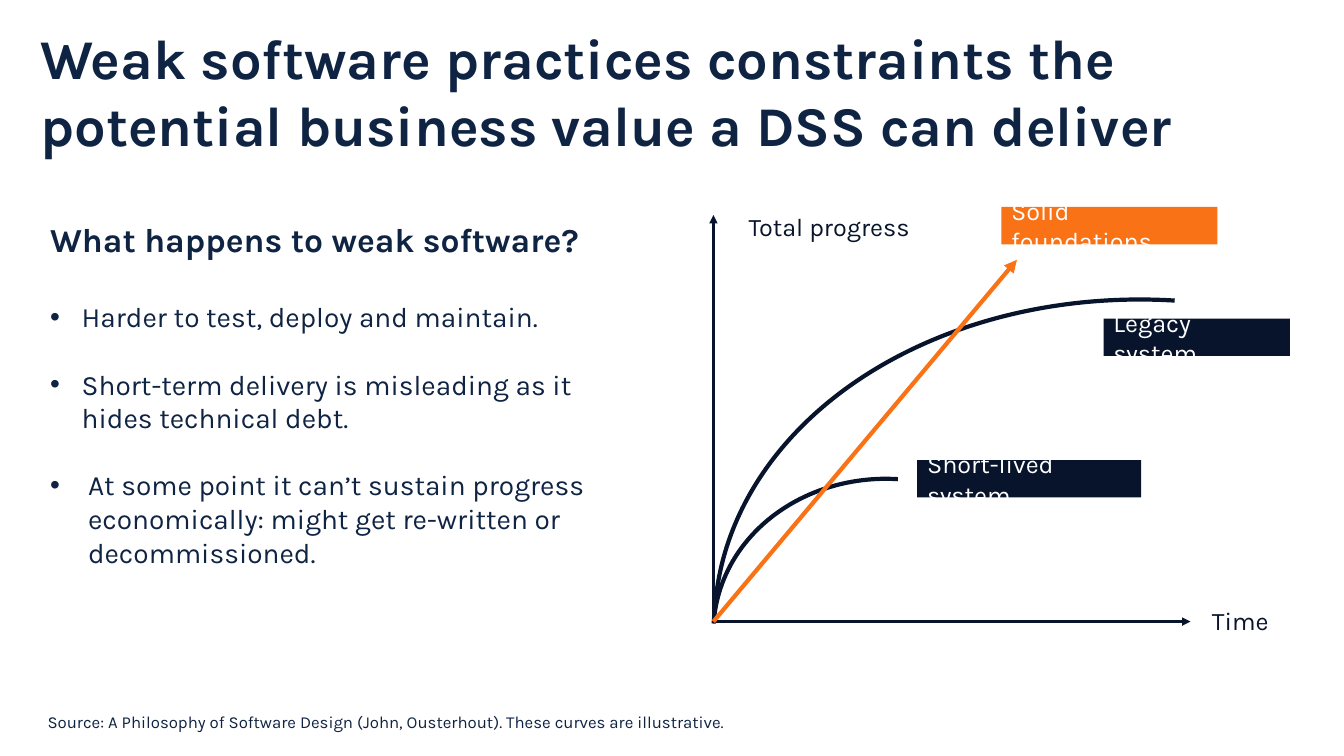
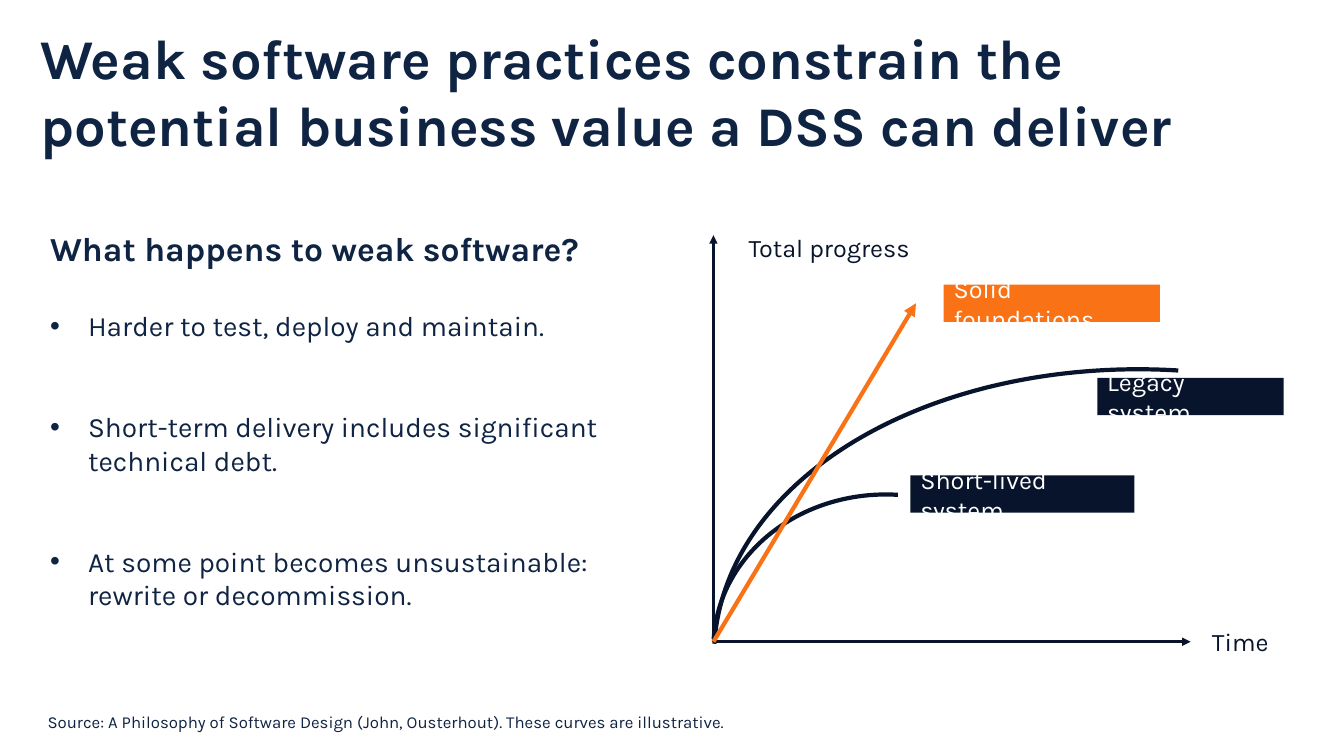
Before and after one commit to sefop/sefop-training-hub, a slide deck: slide 4 of workshops/2026-10-25-agifors-annual-symposium/agifors-sefop.pptx. Drawn at 1344x756 pixels with LibreOffice and Linux fonts; fonts in the diff are those of the drawing. Boxes give left, top, right and bottom in pixels: in the first picture for what was removed or moved away, otherwise in the second. Text is boxed around its words. In the diff, an @@ line names an element or a change of style, - is before the commit and + after.

```diff
--- a/workshops/2026-10-25-agifors-annual-symposium/agifors-sefop.pptx
+++ b/workshops/2026-10-25-agifors-annual-symposium/agifors-sefop.pptx
@@ text at <box>40,39,1172,160</box>: text changed @@
-Weak software practices constraints the potential business value a DSS can deliver
+Weak software practices constrain the potential business value a DSS can deliver
@@ text "What happens to weak software?": place and size @@
-text "What happens to weak software?" at <box>50,228,584,564</box>
+text "What happens to weak software?" at <box>50,237,597,606</box>
@@ rectangle "Solid foundations": place and size @@
-rectangle "Solid foundations" at <box>1001,207,1217,244</box>
+rectangle "Solid foundations" at <box>944,284,1159,322</box>
@@ text at <box>88,316,544,343</box>: indent changed @@
@@ arrow moved from (714, 622) - (1017, 260) to (714, 642) - (917, 303) @@
@@ arc (boxed as its full ellipse): place and size @@
-arc (boxed as its full ellipse) at <box>694,273,1344,756</box>
+arc (boxed as its full ellipse) at <box>696,343,1344,756</box>
@@ rectangle "Legacy system": place and size @@
-rectangle "Legacy system" at <box>1104,319,1291,356</box>
+rectangle "Legacy system" at <box>1098,378,1285,415</box>
@@ text at <box>88,417,597,606</box>: text changed @@
-• Short-term delivery is misleading as it hides technical debt.
-• At some point it can’t sustain progress economically: might get re-written or decommissioned.
+• Short-term delivery includes significant technical debt.
+• At some point becomes unsustainable: rewrite or decommission.
@@ rectangle "Short-lived system": place and size @@
-rectangle "Short-lived system" at <box>918,461,1141,498</box>
+rectangle "Short-lived system" at <box>910,476,1134,513</box>
@@ arc (boxed as its full ellipse): place and size @@
-arc (boxed as its full ellipse) at <box>704,469,1072,756</box>
+arc (boxed as its full ellipse) at <box>704,484,1072,756</box>
@@ 2 texts, 2 arrows: place and size @@
-2 texts, 2 arrows at <box>714,215,1269,631</box>
+2 texts, 2 arrows at <box>714,235,1269,652</box>
```
Also in this commit, not shown: 7 other slides changed, 3 slides added, 4 slides removed, 2 other files.
